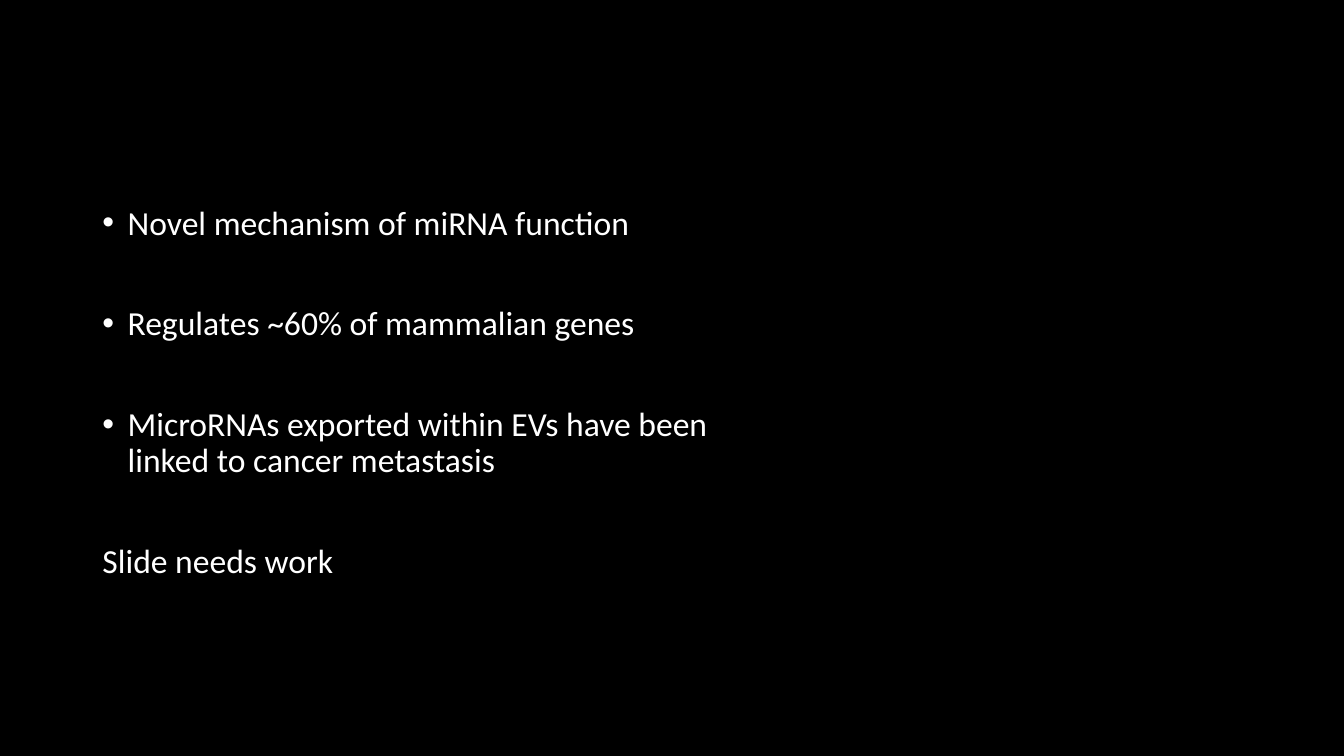
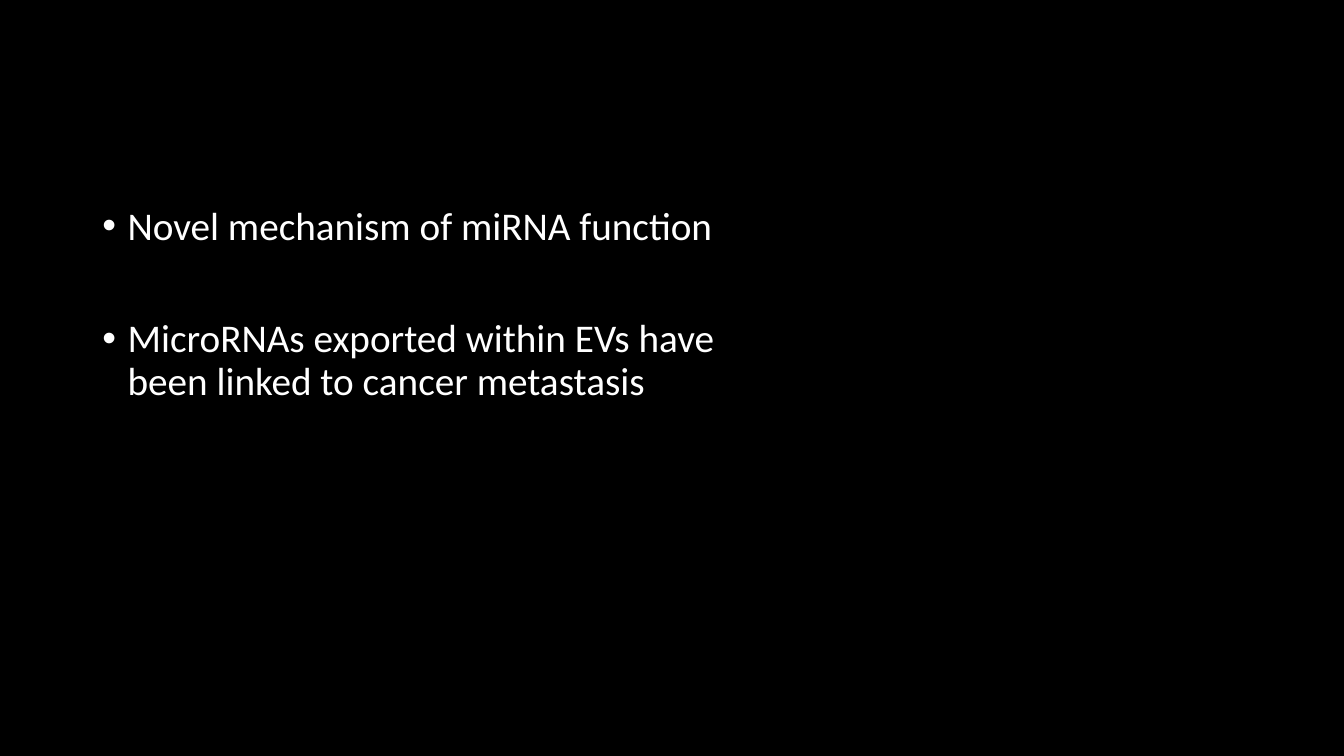
Before and after one commit to HarleyRobinson/Honours2, a slide deck: slide 15 of BackgroundInfo/Selective export of microRNA via extracellular vesicles (2).pptx. Drawn at 1344x756 pixels with LibreOffice and Linux fonts; fonts in the diff are those of the drawing; background and template pictures are left out. Boxes give left, top, right and bottom in pixels: in the first picture for what was removed or moved away, otherwise in the second. Text is boxed around its words. In the diff, an @@ line names an element or a change of style, - is before the commit and + after.

```diff
--- a/BackgroundInfo/Selective export of microRNA via extracellular vesicles (2).pptx
+++ b/BackgroundInfo/Selective export of microRNA via extracellular vesicles (2).pptx
@@ text "Novel mechanism of miRNA function" at (128, 212, 714, 396): size 24 to 28 pt @@
@@ text at (128, 311, 635, 341): paragraph removed @@
-• Regulates ~60% of mammalian genes
@@ text at (102, 549, 333, 574): paragraph removed @@
-Slide needs work
```
Also in this commit, not shown: 12 other slides changed, 3 other files.
